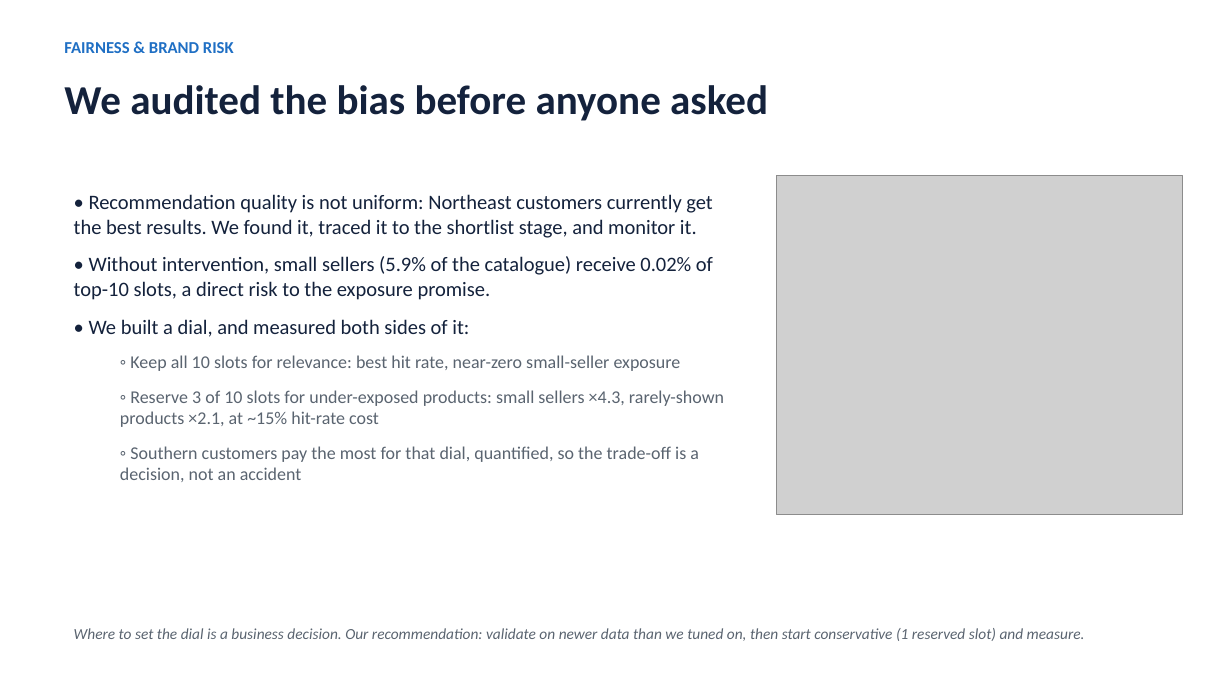
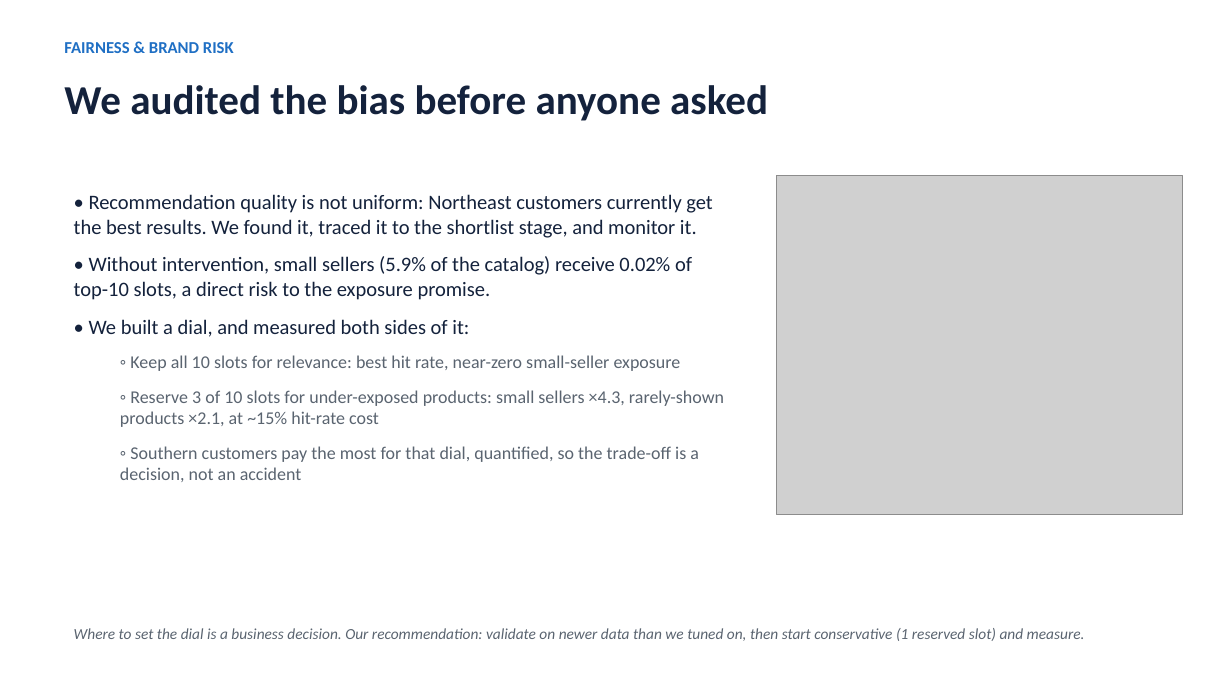
Before and after one commit to jmonzada/ecommerce-recommender-capstone, a slide deck: slide 6 of presentations/business_deck.pptx. Drawn at 1232x693 pixels with LibreOffice and Linux fonts; fonts in the diff are those of the drawing; grey boxes stand for pictures. Boxes give left, top, right and bottom in pixels: in the first picture for what was removed or moved away, otherwise in the second. Text is boxed around its words. In the diff, an @@ line names an element or a change of style, - is before the commit and + after.

```diff
--- a/presentations/business_deck.pptx
+++ b/presentations/business_deck.pptx
@@ text at [74,256,692,300]: text changed @@
-• Without intervention, small sellers (5.9% of the catalogue) receive 0.02% of top-10 slots, a direct risk to the exposure promise.
+• Without intervention, small sellers (5.9% of the catalog) receive 0.02% of top-10 slots, a direct risk to the exposure promise.
```
Also in this commit, not shown: 4 other slides changed, 27 other files.
